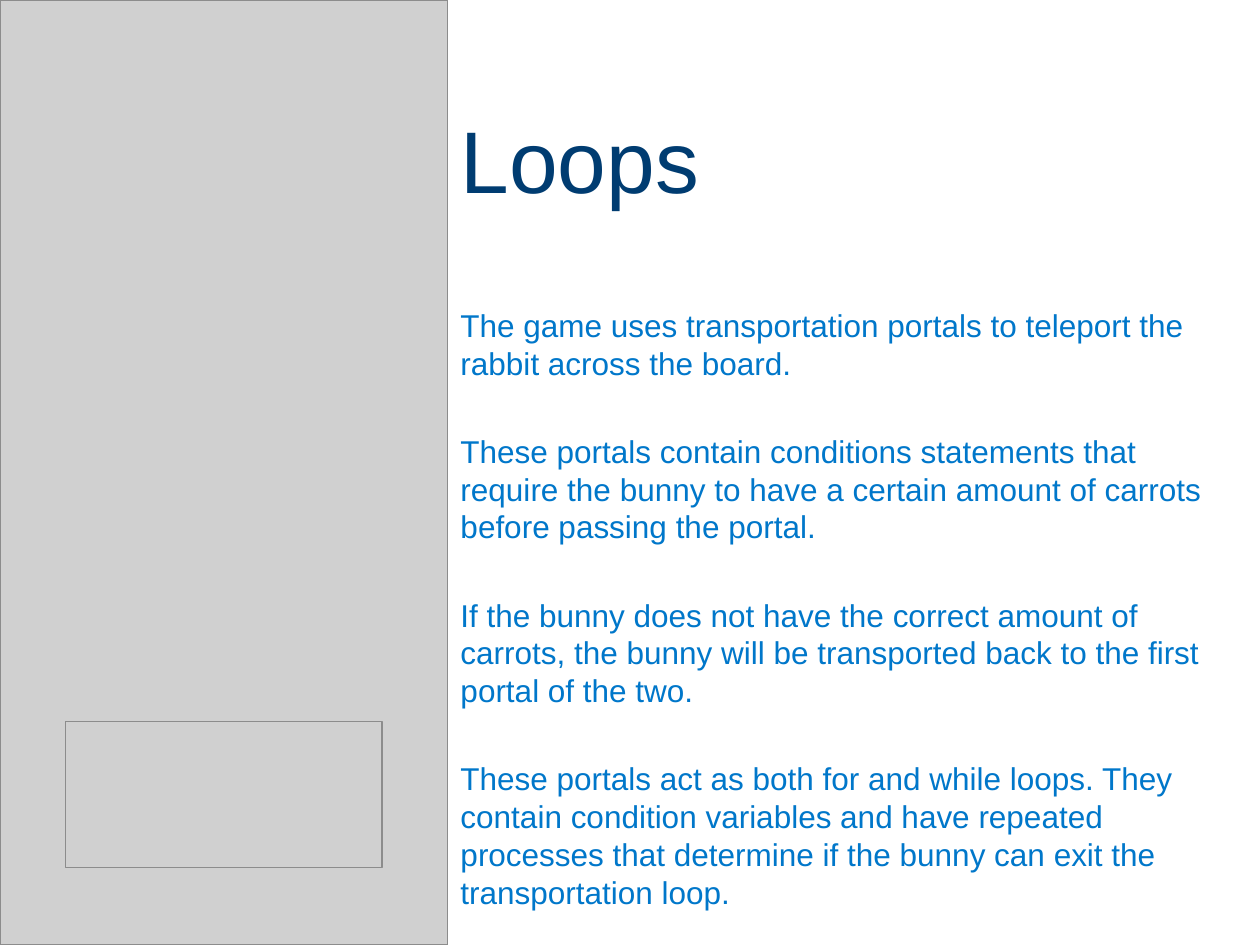
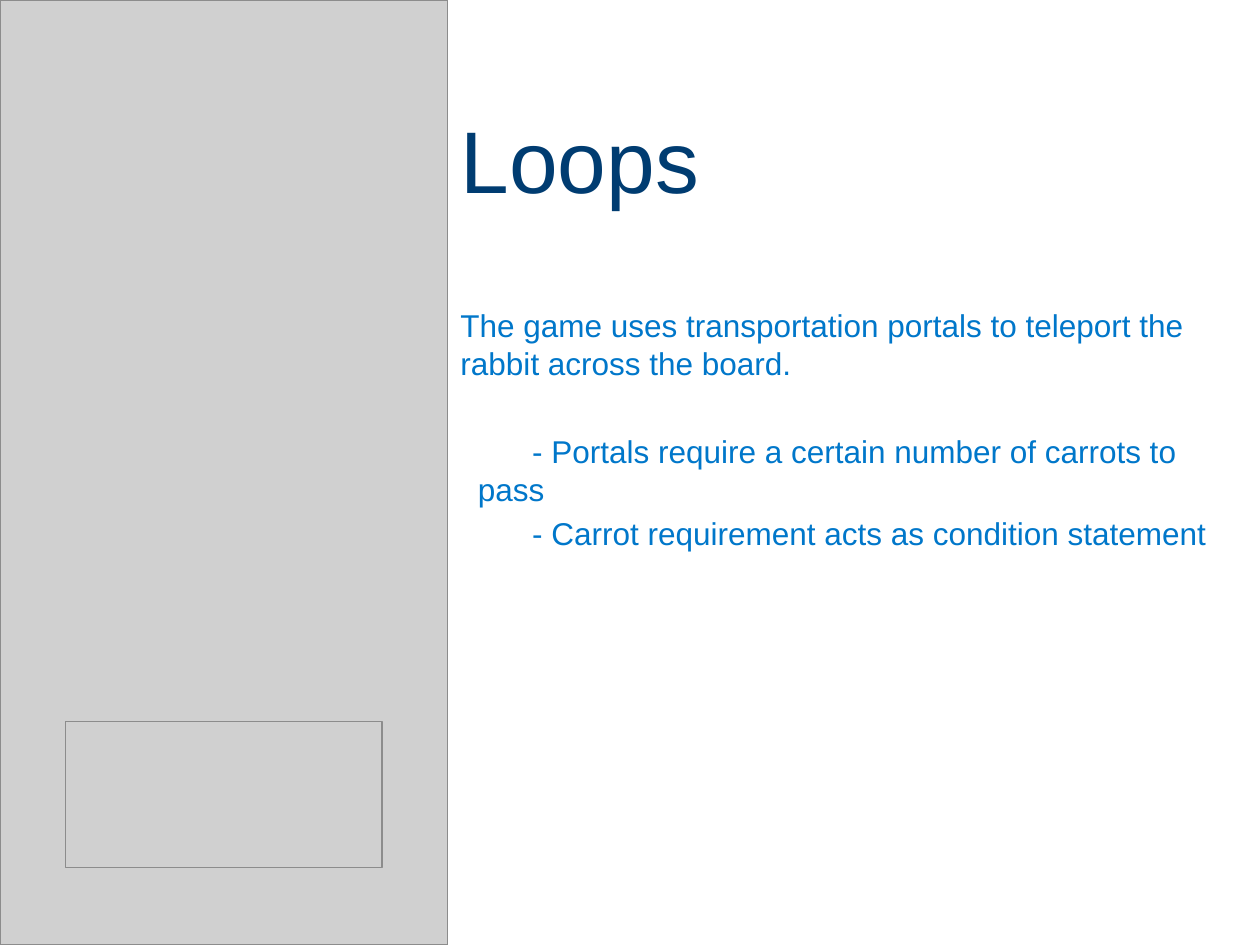
Before and after one commit to sealneaward/bob-the-bunny, a slide deck: slide 10 of Presentation/Bob The Bunny.pptx. Drawn at 1260x945 pixels with LibreOffice and Linux fonts; fonts in the diff are those of the drawing; grey boxes stand for pictures. Boxes give left, top, right and bottom in pixels: in the first picture for what was removed or moved away, otherwise in the second. Text is boxed around its words. In the diff, an @@ line names an element or a change of style, - is before the commit and + after.

Commit message:
Finished Presentation

```diff
--- a/Presentation/Bob The Bunny.pptx
+++ b/Presentation/Bob The Bunny.pptx
@@ subtitle at <box>478,440,1206,551</box>: text changed @@
-These portals contain conditions statements that require the bunny to have a certain amount of carrots before passing the portal.
-If the bunny does not have the correct amount of carrots, the bunny will be transported back to the first portal of the two.
-These portals act as both for and while loops. They contain condition variables and have repeated processes that determine if the bunny can exit the transportation loop.
+- Portals require a certain number of carrots to pass
+- Carrot requirement acts as condition statement
```
Also in this commit, not shown: 6 other slides changed, 2 slides added, 1 slide removed.
